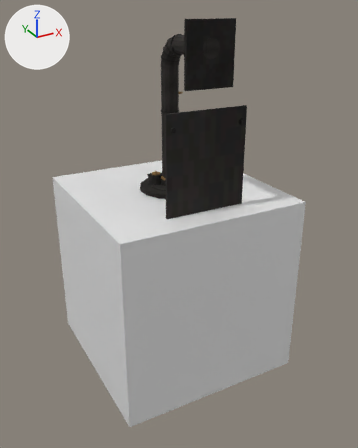
The Blender file docs/art/state_2026-10-15/stove/sources/dead_wire_stove_v1.blend as it was, and as the next commit left it.
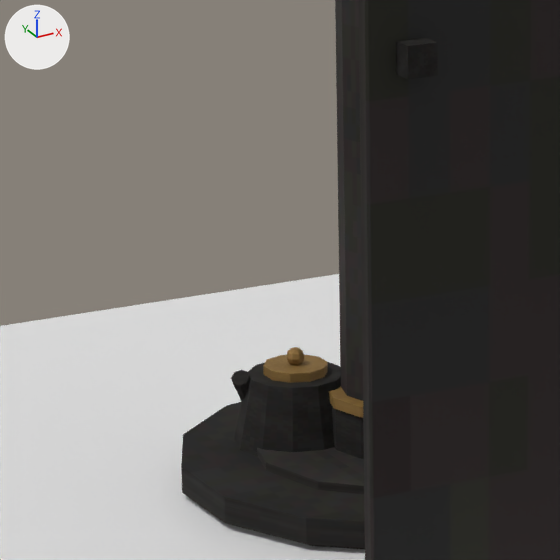
There are two pictures of each version: one whole from a 50 mm camera at (-2.35, -4.45, 2.79) aimed at (0.03, -0.13, 0.63), one close up on the part from 32% to 54% of the width and 27% to 45% of the height. The lights are fixed; the arrows at upper left show +X, +Y and +Z. The last two pictures show the newer version.

Objects in the first close-up: 'Cube', 'stove_static'.
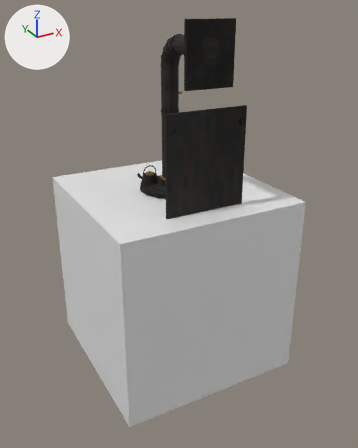
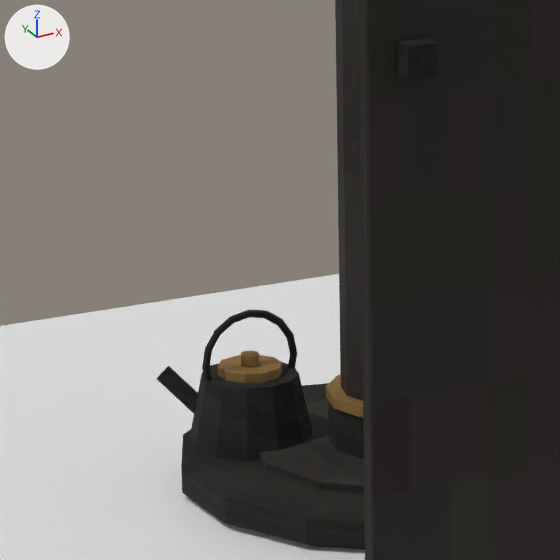
Location of each change, [x1, y1, x2, y2] in pixels of the close-ups (560 x 560 px; the box of a moved part takes in the faces that stretch with it):
'stove_static', reshaped: before [181, 0, 560, 560]; after [157, 0, 560, 560]
part 1 of me_cube_001, added: after [202, 310, 297, 384]
part 2 of me_cube_001, added (brown): after [218, 355, 282, 383]
part 3 of me_cube_001, added: after [241, 351, 259, 366]
part 4 of me_cube_001, added: after [157, 366, 198, 413]
part 5 of me_cube_001, moved or reshaped: before [231, 347, 341, 456]; after [189, 362, 313, 462]

The change, as a diff of the scene's bpy script:
```diff
--- a/docs/art/state_2026-10-15/stove/sources/dead_wire_stove_v1.blend.py
+++ b/docs/art/state_2026-10-15/stove/sources/dead_wire_stove_v1.blend.py
@@ me_cube_001 @@
 # used by ob_stove_static; location = (0.0, 0.0, 0.0)
-me_cube_001.from_pydata(...)  # 1586 vertices, 2900 faces; spans x -0.5..0.42, y -0.75..0.43, z 0.0..2.7
+me_cube_001.from_pydata(...)  # 2256 vertices, 4140 faces; spans x -0.62..0.42, y -0.75..0.43, z 0.0..2.7
+# me_cube_001 part 1: a new loose piece of 96 vertices spanning x -0.26..-0.1, y 0.12..0.14, z 1.1..1.25, in mat_dw_stove_iron (picture img_dw_stove_atlas_256)
+# me_cube_001 part 2: a new loose piece of 20 vertices spanning x -0.23..-0.13, y 0.08..0.18, z 1.15..1.17, in mat_dw_stove_brass (picture img_dw_stove_atlas_256)
+# me_cube_001 part 3: a new loose piece of 16 vertices spanning x -0.19..-0.17, y 0.12..0.14, z 1.17..1.19, in mat_dw_stove_brass (picture img_dw_stove_atlas_256)
+# me_cube_001 part 4: a new loose piece of 16 vertices spanning x -0.3..-0.22, y 0.16..0.22, z 1.08..1.16, in mat_dw_stove_iron (picture img_dw_stove_atlas_256)
+# me_cube_001 part 5: 62 vertices moved from x -0.18..0.1, y 0.04..0.38, z 0.57..1.15 to x -0.22..0.11, y 0.06..0.37, z 0.58..1.15; 164 vertices removed from x -0.22..0.12, y 0.01..0.38, z 0.57..1.19; 86 vertices added at x -0.28..0.12, y 0.03..0.4, z 0.58..1.15
+# other edits to the shape of me_cube_001 do not show in these pictures
 me_cube_001.materials.append(mat_dw_stove_sheet_iron)
```
